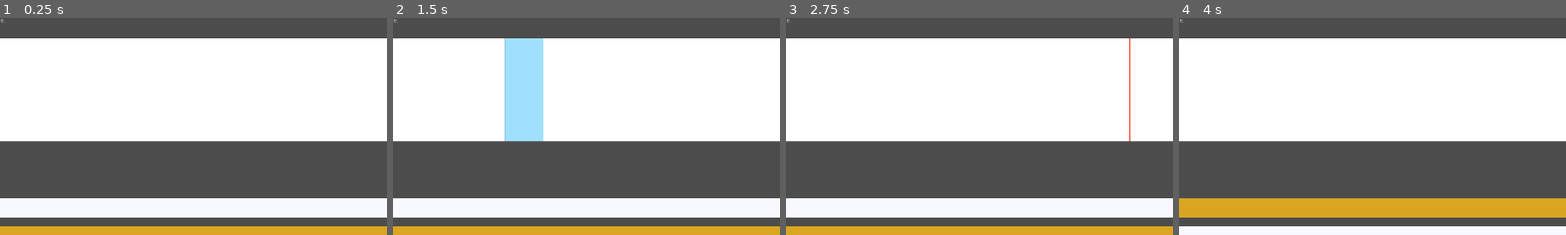
Above: before the commit, frames 1-4 (left to right).
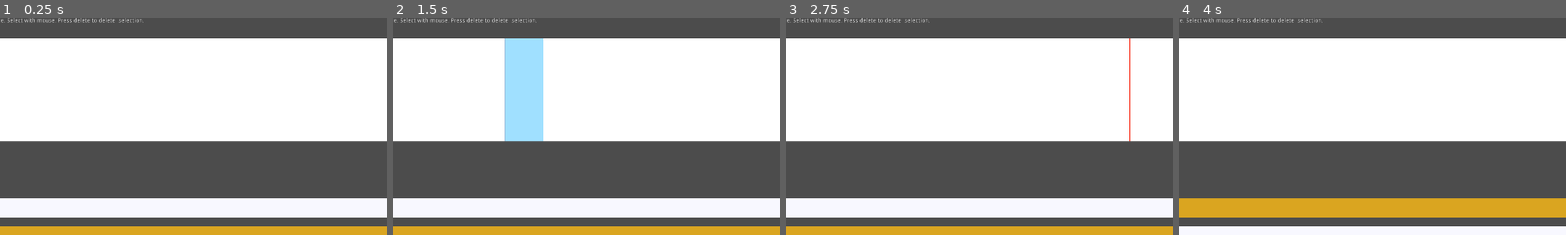
Above: after the commit, the same moments.

Repository: tangentstorm/fnarbmlyx
Game: Godot game, scene res://main.tscn
The game is run twice, just before and just after one commit, with the same random seed, the same clock (stepped at 60 frames per second) and the same inputs.
Inputs (mouse positions are % of the whole screen's width and height, from its top left):
- Up to frame 1 (0.25 s): no input
- Up to frame 2 (1.5 s): tap Space (ui_select) at 0.5, 0.77, 1.25 s; move the mouse to (72, 45) at 0.52 s; hold Up 0.53-1.25 s; tap Delete (ui_delete, bound only after the commit) at 0.6 s; click (72, 45) at 0.67 s; drag from (30, 55) to (45, 70) at 1.27 s
- Up to frame 3 (2.75 s): tap Space (ui_select) at 2 s; move the mouse to (60, 28) at 2.02 s; hold Up from 2.03 s (still down); tap Delete (ui_delete, bound only after the commit) at 2.1 s; click (60, 28) at 2.17 s
- Up to frame 4 (4 s): release Up at 2.75 s; tap Space (ui_select) at 2.75, 3.5, 3.77 s; drag from (45, 70) to (20, 35) at 2.77 s; move the mouse to (80, 65) at 3.52 s; hold Down from 3.53 s (still down); tap Delete (ui_delete, bound only after the commit) at 3.6 s; click (80, 65) at 3.67 s
The pictures show only the part of the screen within x 16-66%, y 0-50%; the shares and areas given below are measured in that part.

The runs differ from the first frame. In frame 1, 0.3% of the frame differs, in the area x 2-38%, y 0-3%; in frame 2, 0.3%; in frame 3, 0.3%; in frame 4, 0.3%.

Commit message:
delete_selection

Diff:
--- a/AudioClip.gd
+++ b/AudioClip.gd
@@ -47,7 +47,8 @@
 	print("bytes per sample:", bytesPerSample)
 	var s = sample
 	var t = (1.0*s.data.size()) / (bytesPerSample*s.mix_rate)
-	assert(abs(s.get_length() - t) < 0.000001)
+	if not abs(s.get_length() - t) < 0.000001:
+		print("weird length:", s.get_length(), " vs t: ", t)
 
 func getStereoSample16(i):
 	# help from: https://godotengine.org/qa/67091/how-to-read-audio-samples-as-1-1-floats
--- a/ClipScroller.gd
+++ b/ClipScroller.gd
@@ -17,6 +17,7 @@
 var selection : Vector2 = Vector2.ZERO  # x=start,y=end (in seconds)
 var playing = false
 var mix_rate = 44100
+var bytesPerSample : int = 4
 
 func _set_timeScale(x):
 	clipNode.timeScale = x
@@ -60,6 +61,9 @@
 func pixelsToTime(px:float) -> float:
 	return px * timeScale / mix_rate
 
+func pixelsToIndex(px:float) -> int:
+	return timeScale * bytesPerSample * int(floor(px))
+
 var mouse_xy0 : Vector2 = Vector2.ZERO
 var mouse_down : bool = false
 var mouse_drag : bool = false
@@ -101,6 +105,18 @@
 		s.data = d
 	self.sample = s
 
+func delete_selection():
+	var s = self.sample
+	if s and selectNode.visible:
+		var a = pixelsToIndex(selection.x)
+		var Z = s.data.size()-1
+		var z = int(min(Z, pixelsToIndex(selection.y)))
+		var d = PoolByteArray()
+		if a>0: d.append_array(s.data.subarray(0,a-1))
+		if z<Z: d.append_array(s.data.subarray(z, s.data.size()-1))
+		s.data = d
+		self.sample = s
+
 func _process(dt):
 	if playing:
 		self.head += dt
--- a/main.gd
+++ b/main.gd
@@ -22,6 +22,9 @@
 	if Input.is_action_just_released("ui_save"):
 		$Prompter.save_clip()
 
+	if Input.is_action_just_released("ui_delete"):
+		$ClipScroller.delete_selection()
+
 	if Input.is_action_just_released("ui_select"):
 		if $ClipScroller.playing:
 			$ClipScroller.stop()
--- a/main.tscn
+++ b/main.tscn
@@ -22,7 +22,7 @@
 [node name="Label" type="Label" parent="."]
 margin_right = 194.0
 margin_bottom = 14.0
-text = "Hold shift  to record. Press space to play sample."
+text = "Hold shift  to record. Press space to play sample. Select with mouse. Press delete to delete  selection."
 __meta__ = {
 "_edit_use_anchors_": false
 }
--- a/project.godot
+++ b/project.godot
@@ -35,6 +35,11 @@
 "events": [ Object(InputEventKey,"resource_local_to_scene":false,"resource_name":"","device":0,"alt":false,"shift":false,"control":false,"meta":false,"command":false,"pressed":false,"scancode":83,"unicode":0,"echo":false,"script":null)
  ]
 }
+ui_delete={
+"deadzone": 0.5,
+"events": [ Object(InputEventKey,"resource_local_to_scene":false,"resource_name":"","device":0,"alt":false,"shift":false,"control":false,"meta":false,"command":false,"pressed":false,"scancode":16777224,"unicode":0,"echo":false,"script":null)
+ ]
+}
 
 [physics]
 
